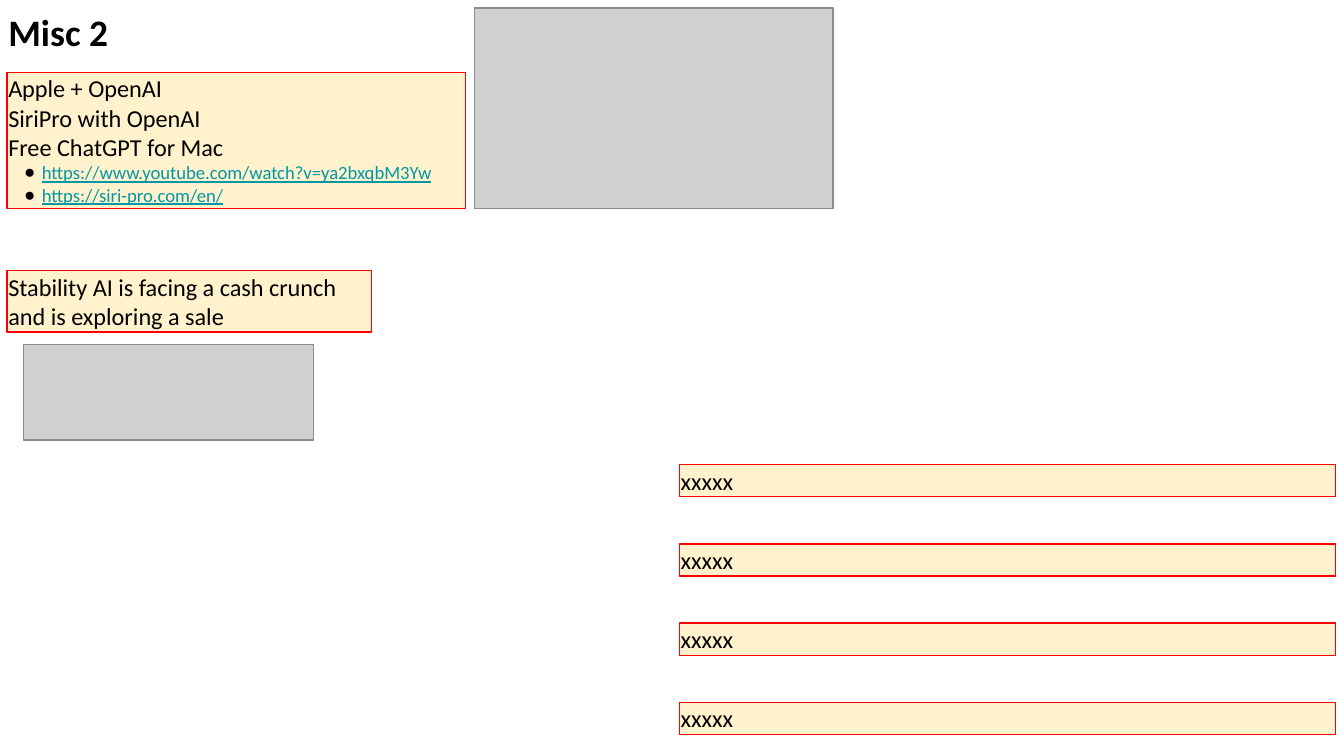
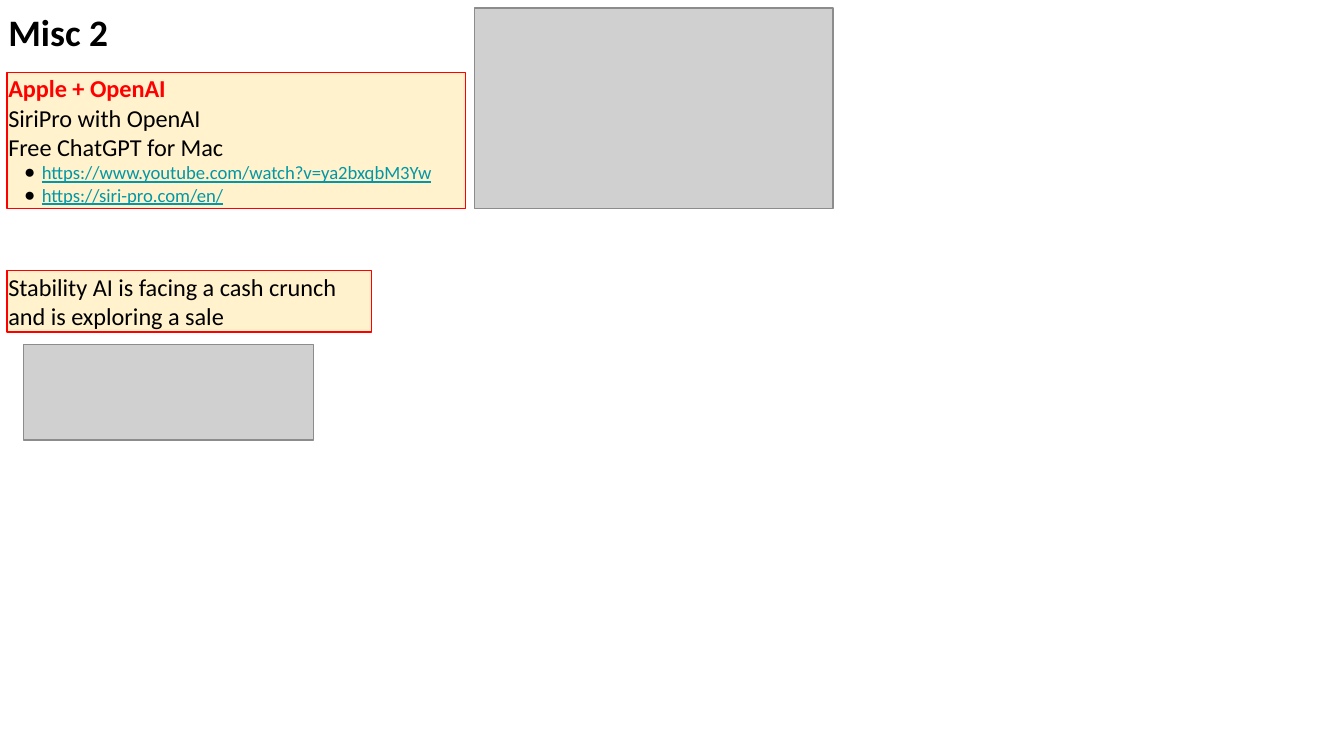
Before and after one commit to lselector/seminar, a slide deck: slide 7 of 2024/2024-05-17-AI-Updates.pptx. Drawn at 1344x756 pixels with LibreOffice and Linux fonts; fonts in the diff are those of the drawing; grey boxes stand for pictures. Boxes give left, top, right and bottom in pixels: in the first picture for what was removed or moved away, otherwise in the second. Text is boxed around its words. In the diff, an @@ line names an element or a change of style, - is before the commit and + after.

```diff
--- a/2024/2024-05-17-AI-Updates.pptx
+++ b/2024/2024-05-17-AI-Updates.pptx
@@ text in rectangle at (8, 80, 166, 101): text colour #000000 to #FF0000, bold on in "Apple + OpenAI" @@
@@ rectangle removed at (679, 465, 1335, 497) @@
-xxxxx
@@ rectangle removed at (679, 544, 1335, 577) @@
-xxxxx
@@ rectangle removed at (679, 624, 1335, 656) @@
-xxxxx
@@ rectangle removed at (679, 703, 1335, 735) @@
-xxxxx
```
Also in this commit, not shown: 2 other slides changed.
